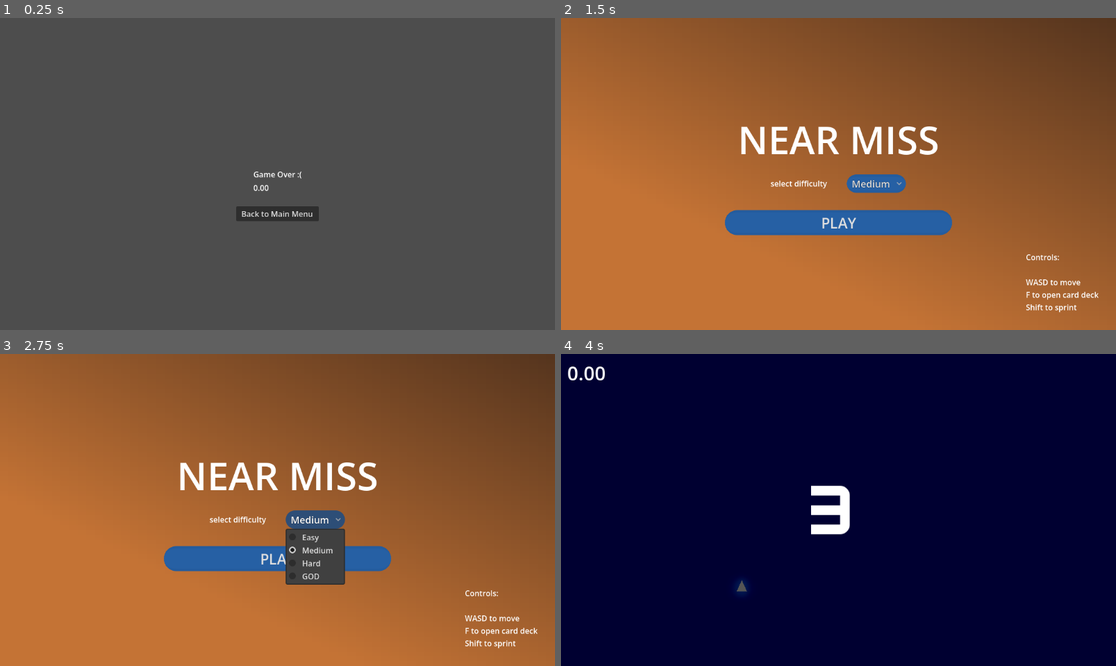
Above: before the commit, frames 1-4 (two rows, left to right).
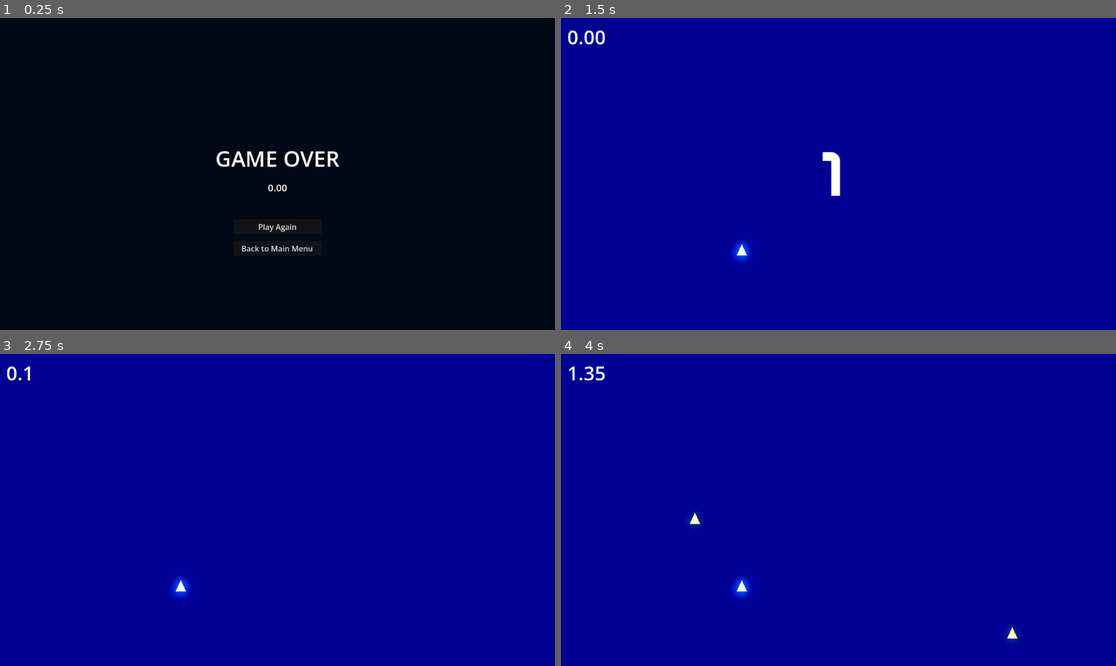
Above: after the commit, the same moments.

Repository: VeryUsual/near-miss
Game: Godot game, scene res://Scenes/GameOver.tscn
The game is run twice, just before and just after one commit, with the same random seed, the same clock (stepped at 60 frames per second) and the same inputs. This scene is started directly instead of the project's main scene.
Inputs (mouse positions are in pixels of both pictures, inside the frame that each line leads up to):
- Up to frame 1 (0.25 s): no input
- Up to frame 2 (1.5 s): click (838, 227) at 0.5 s, where only the run after the commit has a clickable "Play Again"; click (838, 214) at 1.25 s, where only the run before the commit has a clickable "Back to Main Menu"
- Up to frame 3 (2.75 s): click (316, 519) at 2 s, where only the run before the commit has a clickable "Medium"
- Up to frame 4 (4 s): click (838, 559) at 2.75 s, where only the run before the commit has a clickable "PLAY"; click (838, 559) at 3.5 s, where only the run before the commit has a clickable "PLAY"

The runs differ from the first frame. In frame 1, 100% of the frame differs, in the area x 0-100%, y 0-100%; in frame 2, 100%; in frame 3, 100%; in frame 4, 100%.
Error in both runs: Error calling utility function "snapped()": Argument "x" must be "int", "float", "Vector2", "Vector2i", "Vector3", "Vector3i", "Vector4", or "Vector4i". (res:/…

Commit message:
added speed card, sfx, music, revamped game over screen, and added personal best feature

Diff:
--- a/Scenes/GameOver.tscn
+++ b/Scenes/GameOver.tscn
@@ -11,6 +11,15 @@
 grow_vertical = 2
 script = ExtResource("1_m5628")
 
+[node name="ColorRect" type="ColorRect" parent="." unique_id=1181169745]
+layout_mode = 1
+anchors_preset = 15
+anchor_right = 1.0
+anchor_bottom = 1.0
+grow_horizontal = 2
+grow_vertical = 2
+color = Color(0.0045044124, 0.034636047, 0.08970749, 1)
+
 [node name="Label" type="Label" parent="." unique_id=1079956771]
 layout_mode = 1
 anchors_preset = 8
@@ -18,13 +27,14 @@
 anchor_top = 0.5
 anchor_right = 0.5
 anchor_bottom = 0.5
-offset_left = -20.0
-offset_top = -11.5
-offset_right = 20.0
-offset_bottom = 11.5
+offset_left = -129.0
+offset_top = -64.5
+offset_right = 129.0
+offset_bottom = -1.5
 grow_horizontal = 2
 grow_vertical = 2
-text = "Game Over :("
+theme_override_font_sizes/font_size = 45
+text = "GAME OVER"
 
 [node name="Label2" type="Label" parent="." unique_id=1950036383]
 layout_mode = 1
@@ -33,13 +43,31 @@
 anchor_top = 0.5
 anchor_right = 0.5
 anchor_bottom = 0.5
-offset_left = -50.5
-offset_top = 16.5
-offset_right = 50.5
-offset_bottom = 39.5
+offset_left = -159.0
+offset_top = 14.0
+offset_right = 159.0
+offset_bottom = 42.0
 grow_horizontal = 2
 grow_vertical = 2
+theme_override_font_sizes/font_size = 20
 text = "0.00"
+horizontal_alignment = 1
+
+[node name="PBLabel" type="Label" parent="." unique_id=519366601]
+layout_mode = 1
+anchors_preset = 8
+anchor_left = 0.5
+anchor_top = 0.5
+anchor_right = 0.5
+anchor_bottom = 0.5
+offset_left = -159.0
+offset_top = 44.0
+offset_right = 159.0
+offset_bottom = 72.0
+grow_horizontal = 2
+grow_vertical = 2
+theme_override_font_sizes/font_size = 20
+horizontal_alignment = 1
 
 [node name="Button" type="Button" parent="." unique_id=1369228414]
 layout_mode = 1
@@ -48,12 +76,28 @@
 anchor_top = 0.651
 anchor_right = 0.5
 anchor_bottom = 0.651
-offset_left = -86.0
-offset_top = -30.848022
-offset_right = 86.0
-offset_bottom = 0.15197754
+offset_left = -92.0
+offset_top = 41.151978
+offset_right = 92.0
+offset_bottom = 72.15198
 grow_horizontal = 2
 grow_vertical = 0
 text = "Back to Main Menu"
 
+[node name="Button2" type="Button" parent="." unique_id=1918498549]
+layout_mode = 1
+anchors_preset = -1
+anchor_left = 0.5
+anchor_top = 0.651
+anchor_right = 0.5
+anchor_bottom = 0.651
+offset_left = -92.0
+offset_top = -3.8480225
+offset_right = 92.0
+offset_bottom = 27.151978
+grow_horizontal = 2
+grow_vertical = 0
+text = "Play Again"
+
 [connection signal="pressed" from="Button" to="." method="_on_button_pressed"]
+[connection signal="pressed" from="Button2" to="." method="_on_button_2_pressed"]
--- a/Scenes/game.tscn
+++ b/Scenes/game.tscn
@@ -8,6 +8,9 @@
 [ext_resource type="Texture2D" uid="uid://dbb64y4rlr4yk" path="res://Assets/Images/SlowmoCard.png" id="6_i6g32"]
 [ext_resource type="Texture2D" uid="uid://dkgrsn4nkhebg" path="res://Assets/Images/CleanCard.png" id="7_1l0tm"]
 [ext_resource type="PackedScene" uid="uid://c4w65u4ii1rdu" path="res://Scenes/fadetransition.tscn" id="8_v158k"]
+[ext_resource type="AudioStream" uid="uid://c0m8wbgppw8pc" path="res://Assets/Music/background.mp3" id="9_h4fw4"]
+[ext_resource type="Texture2D" uid="uid://dkp0e48p2p4hm" path="res://Assets/Images/SpeedCard.png" id="9_o5yvi"]
+[ext_resource type="AudioStream" uid="uid://bpdflnh3kue6u" path="res://Assets/Music/explosion.mp3" id="10_ldgsr"]
 
 [sub_resource type="Environment" id="Environment_wrm1d"]
 background_mode = 3
@@ -184,6 +187,31 @@
 horizontal_alignment = 1
 vertical_alignment = 1
 
+[node name="Card3Area2D" type="Area2D" parent="CanvasLayer/CardDeck" unique_id=350001222]
+position = Vector2(325, 0)
+
+[node name="Sprite2D" type="Sprite2D" parent="CanvasLayer/CardDeck/Card3Area2D" unique_id=1846225630]
+position = Vector2(70, 148)
+texture = ExtResource("9_o5yvi")
+
+[node name="CollisionShape2D" type="CollisionShape2D" parent="CanvasLayer/CardDeck/Card3Area2D" unique_id=1891131152]
+position = Vector2(70, 148)
+shape = SubResource("RectangleShape2D_i6g32")
+
+[node name="Card3CooldownTimer" type="Timer" parent="CanvasLayer/CardDeck/Card3Area2D" unique_id=1214340786]
+wait_time = 50.0
+one_shot = true
+
+[node name="Card3CooldownTimerLabel" type="Label" parent="CanvasLayer/CardDeck/Card3Area2D" unique_id=1703472294]
+offset_left = 7.0
+offset_top = -5.0
+offset_right = 148.0
+offset_bottom = 64.0
+theme_override_fonts/font = ExtResource("4_3dryh")
+theme_override_font_sizes/font_size = 50
+horizontal_alignment = 1
+vertical_alignment = 1
+
 [node name="Boundaries" type="StaticBody2D" parent="." unique_id=1093361642]
 
 [node name="CollisionShape2D" type="CollisionShape2D" parent="Boundaries" unique_id=342298608]
@@ -201,6 +229,15 @@
 [node name="CollisionShape2D4" type="CollisionShape2D" parent="Boundaries" unique_id=1341589581]
 position = Vector2(1226.5, 322.25)
 shape = SubResource("RectangleShape2D_wowpa")
+
+[node name="BackgroundMusicAudioPlayer" type="AudioStreamPlayer" parent="." unique_id=43258937]
+stream = ExtResource("9_h4fw4")
+volume_db = -5.0
+autoplay = true
+parameters/looping = true
+
+[node name="ExplosionSFXAudioPlayer" type="AudioStreamPlayer" parent="." unique_id=18353019]
+stream = ExtResource("10_ldgsr")
 
 [connection signal="input_event" from="CanvasLayer/CardDeck/Card1Area2D" to="." method="_on_card_1_area_2d_input_event"]
 [connection signal="mouse_entered" from="CanvasLayer/CardDeck/Card1Area2D" to="." method="_on_card_1_area_2d_mouse_entered"]
@@ -208,3 +245,6 @@
 [connection signal="input_event" from="CanvasLayer/CardDeck/Card2Area2D" to="." method="_on_card_2_area_2d_input_event"]
 [connection signal="mouse_entered" from="CanvasLayer/CardDeck/Card2Area2D" to="." method="_on_card_2_area_2d_mouse_entered"]
 [connection signal="mouse_exited" from="CanvasLayer/CardDeck/Card2Area2D" to="." method="_on_card_2_area_2d_mouse_exited"]
+[connection signal="input_event" from="CanvasLayer/CardDeck/Card3Area2D" to="." method="_on_card_3_area_2d_input_event"]
+[connection signal="mouse_entered" from="CanvasLayer/CardDeck/Card3Area2D" to="." method="_on_card_3_area_2d_mouse_entered"]
+[connection signal="mouse_exited" from="CanvasLayer/CardDeck/Card3Area2D" to="." method="_on_card_3_area_2d_mouse_exited"]
--- a/Scenes/player.tscn
+++ b/Scenes/player.tscn
@@ -1,6 +1,21 @@
 [gd_scene format=3 uid="uid://g72uw88kb7xj"]
 
 [ext_resource type="Script" uid="uid://ciw2m4f3ah6g4" path="res://Scripts/player.gd" id="1_v0iea"]
+
+[sub_resource type="ParticleProcessMaterial" id="ParticleProcessMaterial_v0iea"]
+particle_flag_disable_z = true
+emission_shape = 6
+emission_ring_axis = Vector3(0, 0, 1)
+emission_ring_height = 1.0
+emission_ring_radius = 1.0
+emission_ring_inner_radius = 0.8
+emission_ring_cone_angle = 90.0
+spread = 119.53
+gravity = Vector3(0, 5, 0)
+scale_max = 1.1
+color = Color(18.892157, 15.581995, 15.018564, 1)
+hue_variation_min = -0.5
+hue_variation_max = 1.0
 
 [node name="Player" type="CharacterBody2D" unique_id=95259061 groups=["Player"]]
 collision_layer = 5
@@ -23,18 +38,13 @@
 position = Vector2(0, -2)
 polygon = PackedVector2Array(0, -15, 13.5, 13.5, -13.5, 13.5)
 
-[node name="CPUParticles2D" type="CPUParticles2D" parent="." unique_id=887816264]
+[node name="CPUParticles2D" type="GPUParticles2D" parent="." unique_id=968983930]
 amount = 175
-lifetime = 0.35000000000000003
+lifetime = 0.4
 preprocess = 0.5
 randomness = 0.2
-emission_shape = 6
-emission_ring_inner_radius = 0.8
-emission_ring_radius = 1.0
-spread = 119.53
-gravity = Vector2(0, 5)
-color = Color(18.892157, 15.581995, 15.018564, 1)
-hue_variation_min = -1.0
-hue_variation_max = 1.0
+fixed_fps = 0
+draw_order = 0
+process_material = SubResource("ParticleProcessMaterial_v0iea")
 
 [connection signal="body_entered" from="Hitbox" to="." method="_on_hitbox_body_entered"]
--- a/Scripts/Globals.gd
+++ b/Scripts/Globals.gd
@@ -2,3 +2,4 @@
 
 var difficulty = ""
 var last_game_duration = null
+var personal_best = 0
--- a/Scripts/enemy.gd
+++ b/Scripts/enemy.gd
@@ -32,4 +32,6 @@
 		if hit == player:
 			Engine.time_scale = 0.8
 			await get_tree().create_timer(0.4).timeout
-			Engine.time_scale = get_tree().current_scene.current_normal_timescale
+			if get_tree().current_scene: # race condition prevention stuffs
+				if get_tree().current_scene.current_normal_timescale:
+					Engine.time_scale = get_tree().current_scene.current_normal_timescale
--- a/Scripts/game.gd
+++ b/Scripts/game.gd
@@ -11,7 +11,7 @@
 
 var current_normal_timescale = 1.0
 
-var enabled_cards = ["slowmo", "clean"]
+var enabled_cards = ["slowmo", "clean", "speed"]
 
 var environment
 
@@ -142,6 +142,11 @@
 		$CanvasLayer/CardDeck/Card2Area2D/Card2CooldownTimerLabel.text = str(int($CanvasLayer/CardDeck/Card2Area2D/Card2CooldownTimer.time_left))
 	else:
 		$CanvasLayer/CardDeck/Card2Area2D/Card2CooldownTimerLabel.visible = false
+	if $CanvasLayer/CardDeck/Card3Area2D/Card3CooldownTimer.time_left != 0:
+		$CanvasLayer/CardDeck/Card3Area2D/Card3CooldownTimerLabel.visible = true
+		$CanvasLayer/CardDeck/Card3Area2D/Card3CooldownTimerLabel.text = str(int($CanvasLayer/CardDeck/Card3Area2D/Card3CooldownTimer.time_left))
+	else:
+		$CanvasLayer/CardDeck/Card3Area2D/Card3CooldownTimerLabel.visible = false
 
 func _on_card_2_area_2d_input_event(viewport: Node, event: InputEvent, shape_idx: int) -> void:
 	if event is InputEventMouseButton and event.pressed:
@@ -167,3 +172,29 @@
 func _on_card_2_area_2d_mouse_exited() -> void:
 	var cardclosetween = get_tree().create_tween()
 	cardclosetween.tween_property($CanvasLayer/CardDeck/Card2Area2D, "position", Vector2(162, 0), 0.06).set_ease(Tween.EASE_OUT).set_trans(Tween.TRANS_SINE)
+
+
+func _on_card_3_area_2d_input_event(viewport: Node, event: InputEvent, shape_idx: int) -> void:
+	if event is InputEventMouseButton and event.pressed:
+		if event.button_index == MOUSE_BUTTON_LEFT:
+			if "speed" in enabled_cards:
+				var cardclosetween = get_tree().create_tween()
+				cardclosetween.tween_property($CanvasLayer/CardDeck/Card3Area2D/Sprite2D, "modulate", Color(0.5, 0.5, 0.5), 0.06).set_ease(Tween.EASE_OUT).set_trans(Tween.TRANS_SINE)
+				enabled_cards.erase("speed")
+				$CanvasLayer/CardDeck.visible = false
+				$Player.speed = 1100
+				await get_tree().create_timer(2.5).timeout
+				$Player.speed = 500
+				$CanvasLayer/CardDeck/Card3Area2D/Card3CooldownTimer.start()
+				$CanvasLayer/CardDeck/Card3Area2D/Card3CooldownTimerLabel.visible = true
+				$CanvasLayer/CardDeck/Card3Area2D/Card3CooldownTimerLabel.text = "50"
+				await $CanvasLayer/CardDeck/Card3Area2D/Card3CooldownTimer.timeout
+				enabled_cards.append("speed")
+
+func _on_card_3_area_2d_mouse_entered() -> void:
+	var cardopentween = get_tree().create_tween()
+	cardopentween.tween_property($CanvasLayer/CardDeck/Card3Area2D, "position", Vector2(325, -130), 0.1).set_ease(Tween.EASE_OUT).set_trans(Tween.TRANS_SINE)
+
+func _on_card_3_area_2d_mouse_exited() -> void:
+	var cardclosetween = get_tree().create_tween()
+	cardclosetween.tween_property($CanvasLayer/CardDeck/Card3Area2D, "position", Vector2(325, 0), 0.06).set_ease(Tween.EASE_OUT).set_trans(Tween.TRANS_SINE)
--- a/Scripts/game_over.gd
+++ b/Scripts/game_over.gd
@@ -1,7 +1,19 @@
 extends Control
 
 func _ready() -> void:
+	Engine.time_scale = 1.0
+	$PBLabel.hide()
+
 	$Label2.text = "You survived for " + str(snapped(Globals.last_game_duration, 0.01)) + " seconds."
+	if Globals.last_game_duration > Globals.personal_best:
+		Globals.personal_best = Globals.last_game_duration
+		$PBLabel.text = "You set a NEW personal best!"
+	else:
+		$PBLabel.text = "Personal Best: " + str(snapped(Globals.personal_best, 0.01)) + " seconds."
+	$PBLabel.show()
 
 func _on_button_pressed() -> void:
 	get_tree().change_scene_to_file("res://Scenes/MainMenu.tscn")
+
+func _on_button_2_pressed() -> void:
+	get_tree().change_scene_to_file("res://Scenes/game.tscn")
--- a/Scripts/main_menu.gd
+++ b/Scripts/main_menu.gd
@@ -1,6 +1,9 @@
 extends Control
 
 var button_type = null
+
+func _ready() -> void:
+	Engine.time_scale = 1.0
 
 func _on_button_pressed() -> void:
 	button_type = "play"
@@ -11,6 +14,6 @@
 func _on_fade_timer_timeout() -> void:
 	if button_type == "play":
 		if $VBoxContainer/HBoxContainer/OptionButton.get_selected() == -1:
-			get_tree().quit()
+			Globals.difficulty = "Medium"
 		Globals.difficulty = $VBoxContainer/HBoxContainer/OptionButton.get_item_text($VBoxContainer/HBoxContainer/OptionButton.get_selected()).strip_edges(true, true)
 		get_tree().change_scene_to_file("res://Scenes/game.tscn")
--- a/Scripts/player.gd
+++ b/Scripts/player.gd
@@ -3,8 +3,10 @@
 var speed = 500
 var shiftingenergy = 100
 
+var gameover = false
+
 func _physics_process(delta):
-	if get_tree().current_scene.get_node("CanvasLayer/CardDeck").visible == false:
+	if get_tree().current_scene.get_node("CanvasLayer/CardDeck").visible == false and gameover == false:
 		var direction = Input.get_vector("left", "right", "up", "down")
 		var shifting = false
 
@@ -29,7 +31,28 @@
 		get_parent().get_node("CanvasLayer/ShiftingEnergyBar").visible = true
 
 func _on_hitbox_body_entered(body: Node2D) -> void:
+	get_tree().current_scene.get_node("ExplosionSFXAudioPlayer").play()
 	get_parent().get_node("Camera2D").add_trauma(0.5)
 	Globals.last_game_duration = get_tree().current_scene.game_duration
-	await get_tree().create_timer(0.1).timeout
+
+	get_tree().current_scene.get_node("CanvasLayer/GameDurationLabel").visible = false
+
+	var saturationtween = get_tree().create_tween()
+	get_tree().current_scene.saturation_value = 2.0
+	saturationtween.tween_property(get_tree().current_scene, "saturation_value", 0.01, 0.3)
+
+	var enemies := get_tree().get_nodes_in_group("Enemy")
+	for enemy in enemies:
+		enemy.queue_free()
+
+	get_tree().current_scene.get_node("CanvasLayer/FadeTransition/AnimationPlayer").play("fade_in")
+
+	gameover = true
+	get_tree().current_scene.get_node("CanvasLayer/CardDeck").visible = false
+	get_tree().current_scene.get_node("CanvasLayer/CardDeck").modulate = Color(0, 0, 0, 0) # a weird trick to force the carddeck to be not visible during this period
+
+	await get_tree().create_timer(0.9).timeout
+
+	Engine.time_scale = 1.0
+
 	get_tree().change_scene_to_file("res://Scenes/GameOver.tscn")
Binary file changed: Assets/Images/CardTemplate.png
Binary file added: Assets/Images/SpeedCard.png
Not shown, added: Assets/Images/SpeedCard.png.import
Not shown, added: Assets/Music/background.mp3.import
Not shown, added: Assets/Music/explosion.mp3.import
Not shown, added: Assets/Music/background.mp3
Not shown, added: Assets/Music/explosion.mp3
